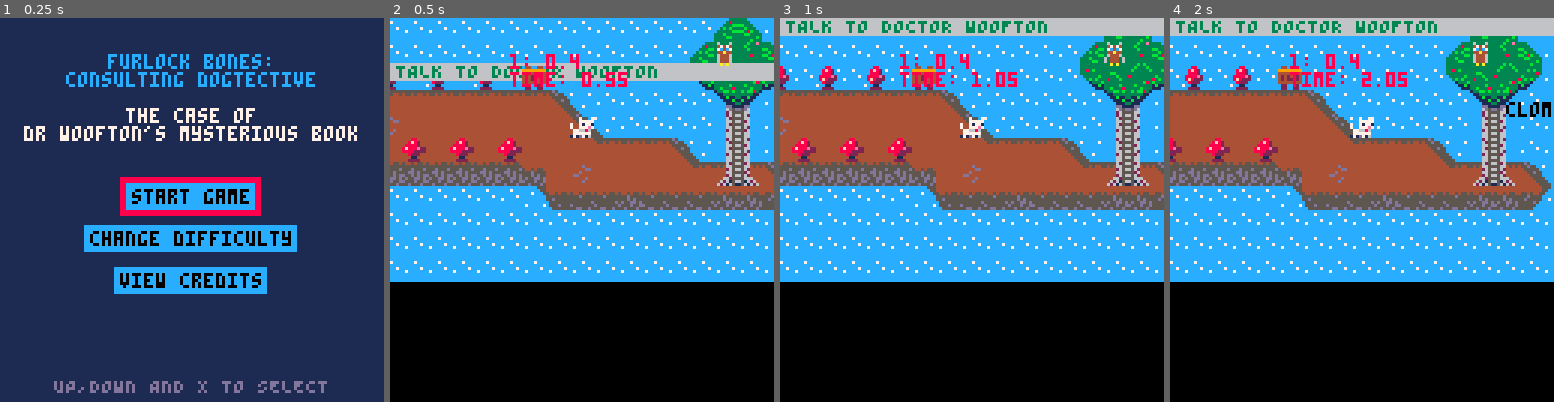
Above: before the commit, frames 1-4 (left to right).
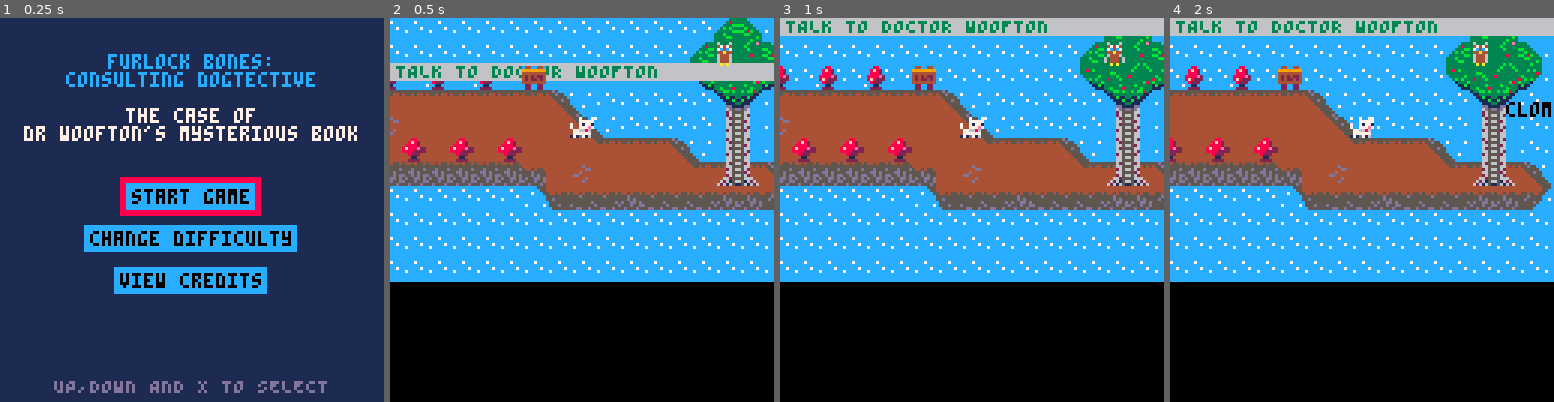
Above: after the commit, the same moments.

Repository: Mackeriah/FurlockBones-game
Game: PICO-8 cartridge furlock bones.p8
Same seed, same stepped clock (60 frames per second), same inputs: the game is played once before the commit and once after it.
Inputs:
- Up to frame 1 (0.25 s): no input
- Up to frame 2 (0.5 s): tap X (X key) at 0.33 s
- Up to frame 3 (1 s): tap O (Z key) at 0.7 s
- Up to frame 4 (2 s): tap X (X key) at 1.07, 1.85 s; hold Right from 1.6 s (still down); tap O (Z key) at 1.7 s

Frame 1 is identical in both runs. In frame 2, 0.7% of the frame differs, in the area x 31-62%, y 9-18%; in frame 3, 0.6%; in frame 4, 0.7%.

Commit message:
owl library 2nd excursion

Diff:
--- a/furlock bones.p8
+++ b/furlock bones.p8
@@ -117,10 +117,9 @@
 		draw_game()
 	end
 	-- player.x-20,player.y-20,8
-
-	print("1: "..stepTimeStart,player.x-20,player.y-20,8)
+	--print("1: "..stepTimeStart,player.x-20,player.y-20,8)
 	--print("2: "..stepTimeStart2)
-	print("time: "..time())
+	--print("time: "..time())
 end
 
 function draw_game()
@@ -1428,44 +1427,49 @@
 
 	if time() >= stepTimeStart +6 and time() <= stepTimeStart +9 then
 		test = false
-		print("right!", owl.x-50, owl.y+60, 0)
-		print("time to turn my torch on.", owl.x-50, owl.y+66, 0)
-	end
-	if time() >= stepTimeStart +10 and time() <= stepTimeStart +12 then
+		print("right!", owl.x-50, owl.y+60, owl.speechColour)
+		print("time to turn my torch on.", owl.x-50, owl.y+66, owl.speechColour)
+	end
+	if time() >= stepTimeStart +10 and time() <= stepTimeStart +11 then
 		print("click", owl.x-50, owl.y+60, 0)
 	end
-	if time() >= stepTimeStart +13 and time() <= stepTimeStart +15 then
+	if time() >= stepTimeStart +12 and time() <= stepTimeStart +13 then
 		print("click", owl.x-50, owl.y+60, 0)
 	end
-	if time() >= stepTimeStart +16 and time() <= stepTimeStart +19 then
+	if time() >= stepTimeStart +14 and time() <= stepTimeStart +17 then
 		print("click", owl.x-50, owl.y+60, 0)
 	end
-	if time() >= stepTimeStart +17 and time() <= stepTimeStart +19 then
+	if time() >= stepTimeStart +15 and time() <= stepTimeStart +17 then
 		print("click!", owl.x-45, owl.y+66, 0)
 	end
-	if time() >= stepTimeStart +18 and time() <= stepTimeStart +19 then
+	if time() >= stepTimeStart +16 and time() <= stepTimeStart +17 then
 		print("click!!", owl.x-40, owl.y+72, 0)
 	end
-	if time() >= stepTimeStart +20 and time() <= stepTimeStart +23 then
-		print("click, click, click!!", owl.x-50, owl.y+60, 0)
-	end
-	if time() >= stepTimeStart +21 and time() <= stepTimeStart +23 then
-		print("click, click, click!!", owl.x-45, owl.y+66, 0)
-	end
-	if time() >= stepTimeStart +25 and time() <= stepTimeStart +27 then
-		print("sigh", owl.x-50, owl.y+60, 0)
-	end
-	if time() >= stepTimeStart +28 and time() <= stepTimeStart +32 then
-		print("must be the batteries!", owl.x-50, owl.y+60, 0)
-	end
-	if time() >= stepTimeStart +33 and time() then
+	if time() >= stepTimeStart +18 and time() <= stepTimeStart +20 then
+		print("sigh", owl.x-50, owl.y+60, owl.speechColour)
+	end
+	if time() >= stepTimeStart +21 and time() <= stepTimeStart +25 then
+		print("must be the batteries!", owl.x-50, owl.y+60, owl.speechColour)
+	end
+	if time() >= stepTimeStart +26 and time() <= stepTimeStart +29 then
+		print("well, i'll just have", owl.x-60, owl.y+60, owl.speechColour)
+		print("to be very careful.", owl.x-55, owl.y+66, owl.speechColour)
+	end
+	if time() >= stepTimeStart +30 and time() <= stepTimeStart +34 then
+		print("hang on, my rollerskates", owl.x-60, owl.y+60, owl.speechColour)
+		print("are glow in the dark!", owl.x-55, owl.y+66, owl.speechColour)
+	end
+	if time() >= stepTimeStart +35 and time() <= stepTimeStart +36 then
+		print("this will be easy...", owl.x-60, owl.y+60, owl.speechColour)
+	end
+	if time() >= stepTimeStart +37 and time() then
 		owlBookState = "owl in library part 2"
 	end
 end
 
 function owlLookingForBook()
 	if itemsBroken == 1 then
-		print("snap", owl.x-15, owl.y+60, 0)
+		print("crash", owl.x-15, owl.y+60, 0)
 		print("whoops!", owl.x-15, owl.y+66, owl.speechColour)
 		if leafCount < 5 then
 			for i=1, 5 do
@@ -1524,8 +1528,8 @@
 
 function owlLookingForBookPart2() -- duplicating in interest of CS50 submission deadline only!
 	if itemsBroken == 1 then
-		print("snap", owl.x-15, owl.y+60, 0)
-		print("&%^!!", owl.x-15, owl.y+66, owl.speechColour)
+		print("smash", owl.x-60, owl.y+60, 0)
+		print("whoooa!", owl.x-60, owl.y+66, owl.speechColour)
 		if leafCount < 5 then
 			for i=1, 5 do
 				make_leaf(owl.x+5+rnd(30)-15,owl.y+rnd(10))
@@ -1533,9 +1537,8 @@
 		end
 	end
 	if itemsBroken == 2 then
-		print("crunch", owl.x-60, owl.y+60, 0)
-		print("ah &%^!, dind't", owl.x-60, owl.y+66, owl.speechColour)
-		print("need that anyway.", owl.x-60, owl.y+72, owl.speechColour)
+		print("crash", owl.x-60, owl.y+60, 0)
+		print("oh goodness", owl.x-60, owl.y+66, owl.speechColour)
 		if leafCount < 10 then
 			for i=1, 5 do
 				make_leaf(owl.x+5+rnd(30)-15,owl.y+rnd(10))
@@ -1543,8 +1546,8 @@
 		end
 	end
 	if itemsBroken == 3 then
-		print("whack", owl.x-35, owl.y+60, 0)
-		print("ouch! my wing!", owl.x-35, owl.y+66, owl.speechColour)
+		print("wallop", owl.x-60, owl.y+60, 0)
+		print("well at least i'm sitting down now", owl.x-60, owl.y+66, owl.speechColour)
 		if leafCount < 15 then
 			for i=1, 5 do
 				make_leaf(owl.x+5+rnd(30)-15,owl.y+rnd(10))
@@ -1552,30 +1555,13 @@
 		end
 	end
 	if itemsBroken == 4 then
-		print("thud", owl.x-30, owl.y+60, 0)
-		print("oh...that's not good.", owl.x-40, owl.y+66, owl.speechColour)
-		if leafCount < 20 then
-			for i=1, 5 do
-				make_leaf(owl.x+5+rnd(30)-15,owl.y+rnd(10)-5)
-			end
-		end
+		print("ooh, here we are", owl.x-60, owl.y+60, owl.speechColour)
+		print("\"the big book about red foxes\", perfect. ", owl.x-60, owl.y+66, owl.speechColour)
 	end
 	if itemsBroken == 5 then
-		print("craaack", owl.x-50, owl.y+60, 0)
-		print("aggh! not my fish tank!", owl.x-50, owl.y+66, owl.speechColour)
-		if leafCount < 40 then
-			for i=1, 5 do
-				make_leaf(owl.x+5+rnd(30)-15,owl.y+rnd(10)-5)
-			end
-		end
+		print("furlock, i'm on the way up!", owl.x-60, owl.y+60, owl.speechColour)
 	end
 	if itemsBroken == 6 then
-		print("aha, here's the book.", owl.x-60, owl.y+60, owl.speechColour)
-	end
-	if itemsBroken == 7 then
-		print("i'm heading upstairs furlock!", owl.x-65, owl.y+60, owl.speechColour)
-	end
-	if itemsBroken == 8 then
 		stepTimeStart = 0
 		owlBookState = "going upstairs2"
 	end
@@ -1601,16 +1587,13 @@
 function owl_knocking_stuff_over_in_libraryPart2()
 	if shakeAmount > 0 then screen_shake() end
 	if time() >= owlWait then
-		if itemsBroken < 8 then
+		if itemsBroken < 7 then
 			owlTime = time()
-			if itemsBroken <= 3 then
+			if itemsBroken < 3 then
 				shakeAmount += 10
-			elseif itemsBroken == 4 then
-				shakeAmount += 50
 			end
 			owlWait = time() + 6 -- 6 is what I want
 			itemsBroken += 1
-		elseif itemsBroken == 5 then
 		end
 	end
 end
